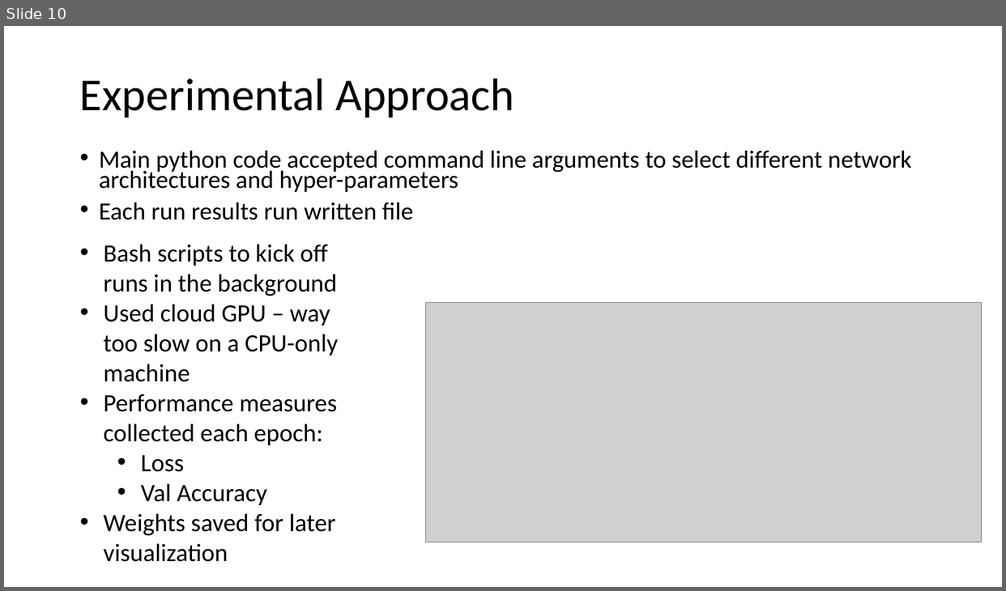
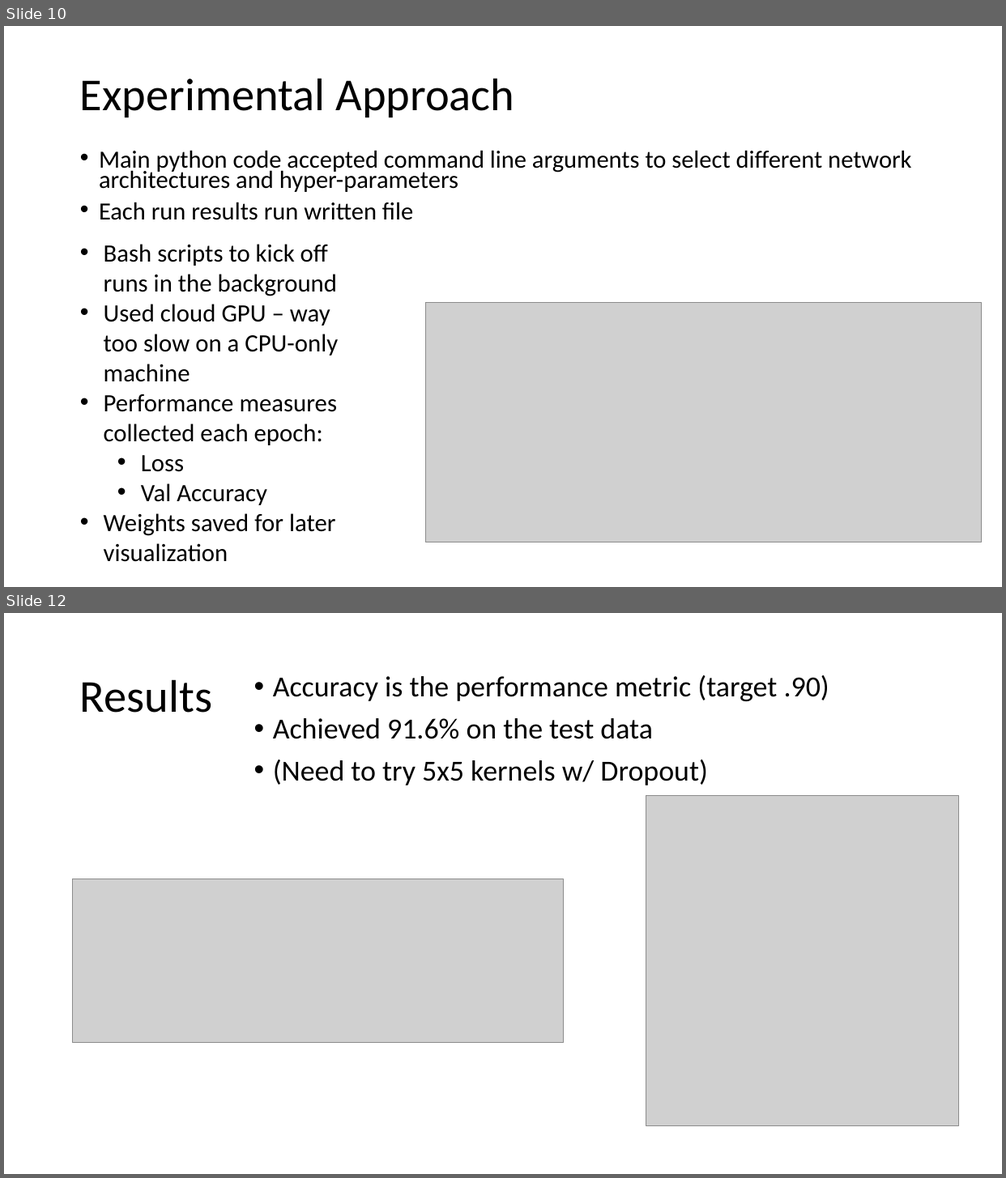
Before and after one commit to BillGrieser-GW/Final-Project-Group-7, a slide deck: Final-Group-Presentation/Group7.pptx. Shown one above the other, each under a label of ours: slide 10 before the commit, slides 10 and 12 after it; the slides between them are not shown. The pictures are 1006x591 and 1006x1178 pixels, drawn with LibreOffice and Linux fonts; fonts in the diff are those of the drawing; grey boxes stand for pictures. Boxes give left, top, right and bottom in pixels: in the first picture for what was removed or moved away, otherwise in the second. Text is boxed around its words. In the diff, an @@ line names an element or a change of style, - is before the commit and + after.

```diff
--- a/Final-Group-Presentation/Group7.pptx
+++ b/Final-Group-Presentation/Group7.pptx
@@ slide 12 added at (x1=4, y1=613, x2=1002, y2=1174), background #FFFFFF @@
@@ title added at (x1=80, y1=679, x2=212, y2=713), 44 pt, text #000000 @@
+Results
@@ text added at (x1=273, y1=675, x2=829, y2=786), 28 pt, text #000000 @@
+• Accuracy is the performance metric (target .90)
+• Achieved 91.6% on the test data
+• (Need to try 5x5 kernels w/ Dropout)
@@ picture added at (x1=646, y1=796, x2=958, y2=1126) @@
@@ picture added at (x1=73, y1=879, x2=564, y2=1043) @@
```
Also in this commit, not shown: 1 slide changed, 17 other slides added.
